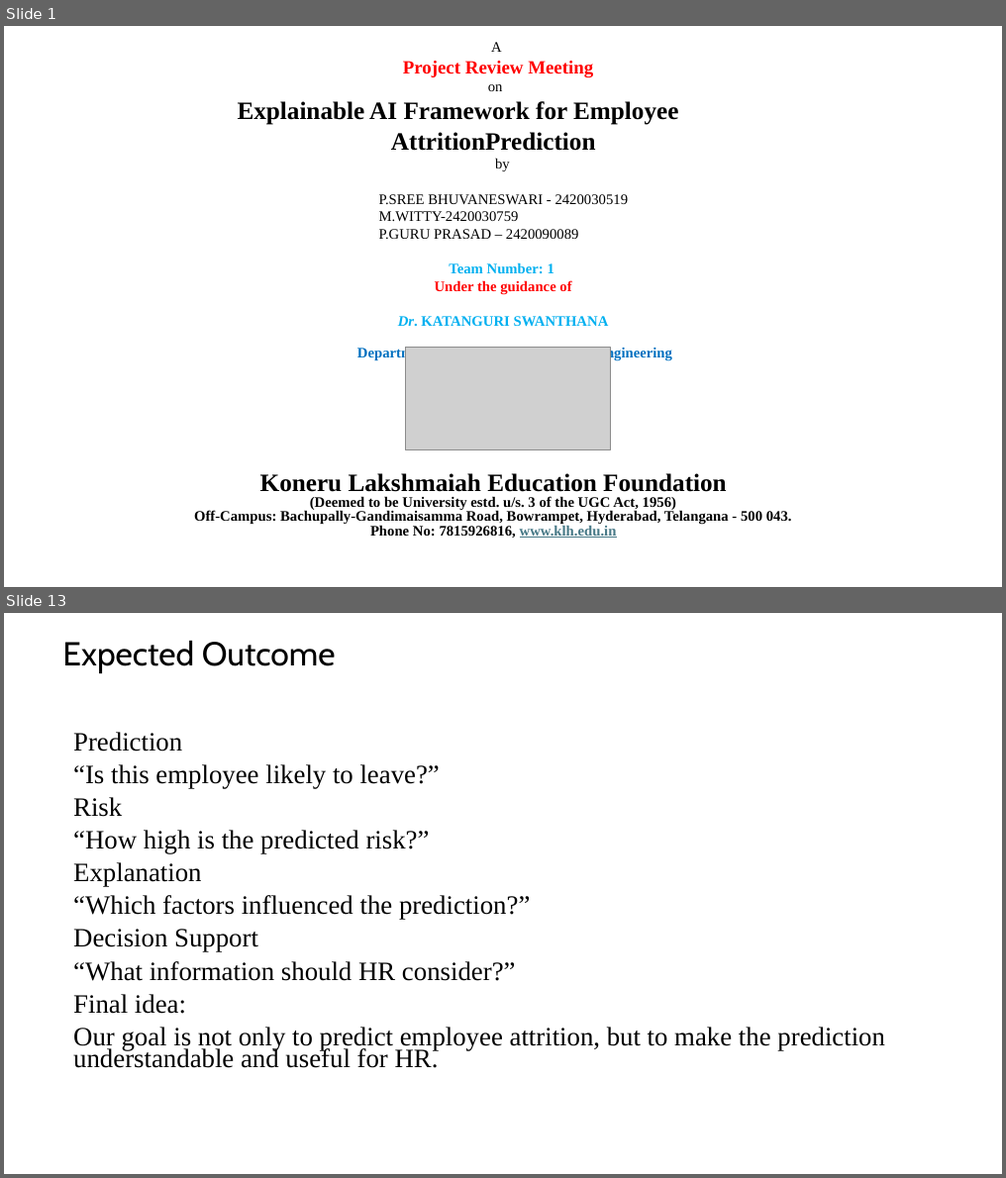
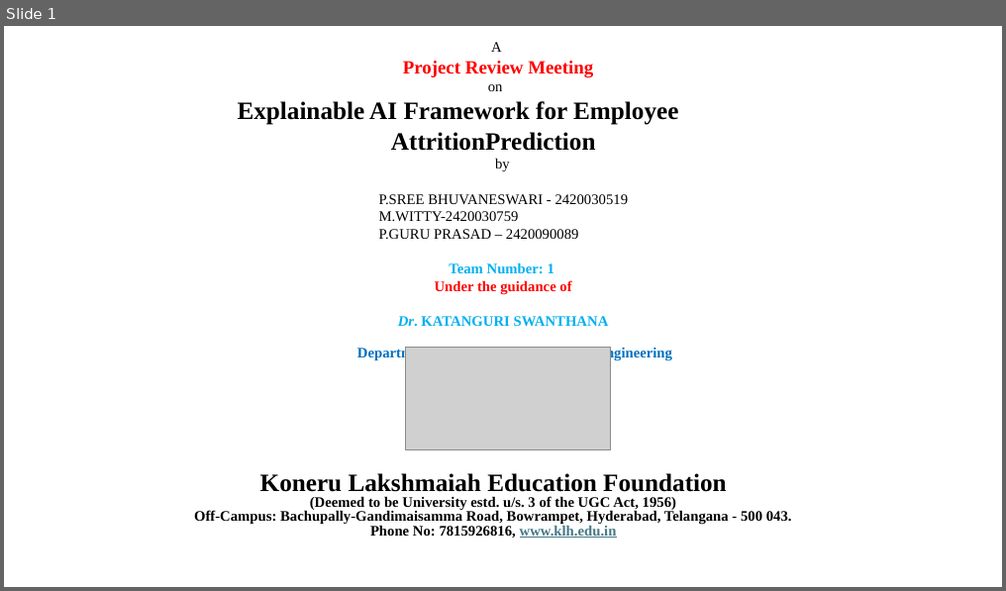
Before and after one commit to BHUVANA1007/KLH-CSE-2024-2420030519-Explainable-AI-Framework-for-Employee-Attrition-Prediction, a slide deck: docs/Presentation.pptx. Shown one above the other, each under a label of ours: slides 1 and 13 before the commit, slide 1 after it; the slides between them are not shown. The pictures are 1006x1178 and 1006x591 pixels, drawn with LibreOffice and Linux fonts; fonts in the diff are those of the drawing; grey boxes stand for pictures. Boxes give left, top, right and bottom in pixels: in the first picture for what was removed or moved away, otherwise in the second. Text is boxed around its words. In the diff, an @@ line names an element or a change of style, - is before the commit and + after.

Commit message:
Add employee attrition prediction ML and XAI implementation

```diff
--- a/docs/Presentation.pptx
+++ b/docs/Presentation.pptx
@@ slide 13 removed at (4, 613, 1002, 1174), background #FFFFFF @@
@@ title removed at (62, 640, 336, 673) @@
-Expected Outcome
@@ text removed at (73, 732, 885, 1068) @@
-Prediction
-“Is this employee likely to leave?”
-Risk
-“How high is the predicted risk?”
-Explanation
-“Which factors influenced the prediction?”
-Decision Support
-“What information should HR consider?”
-Final idea:
-Our goal is not only to predict employee attrition, but to make the prediction understandable and useful for HR.
```
Also in this commit, not shown: 5 slides changed, 10 slides added, 6 other slides removed, 35 other files.
